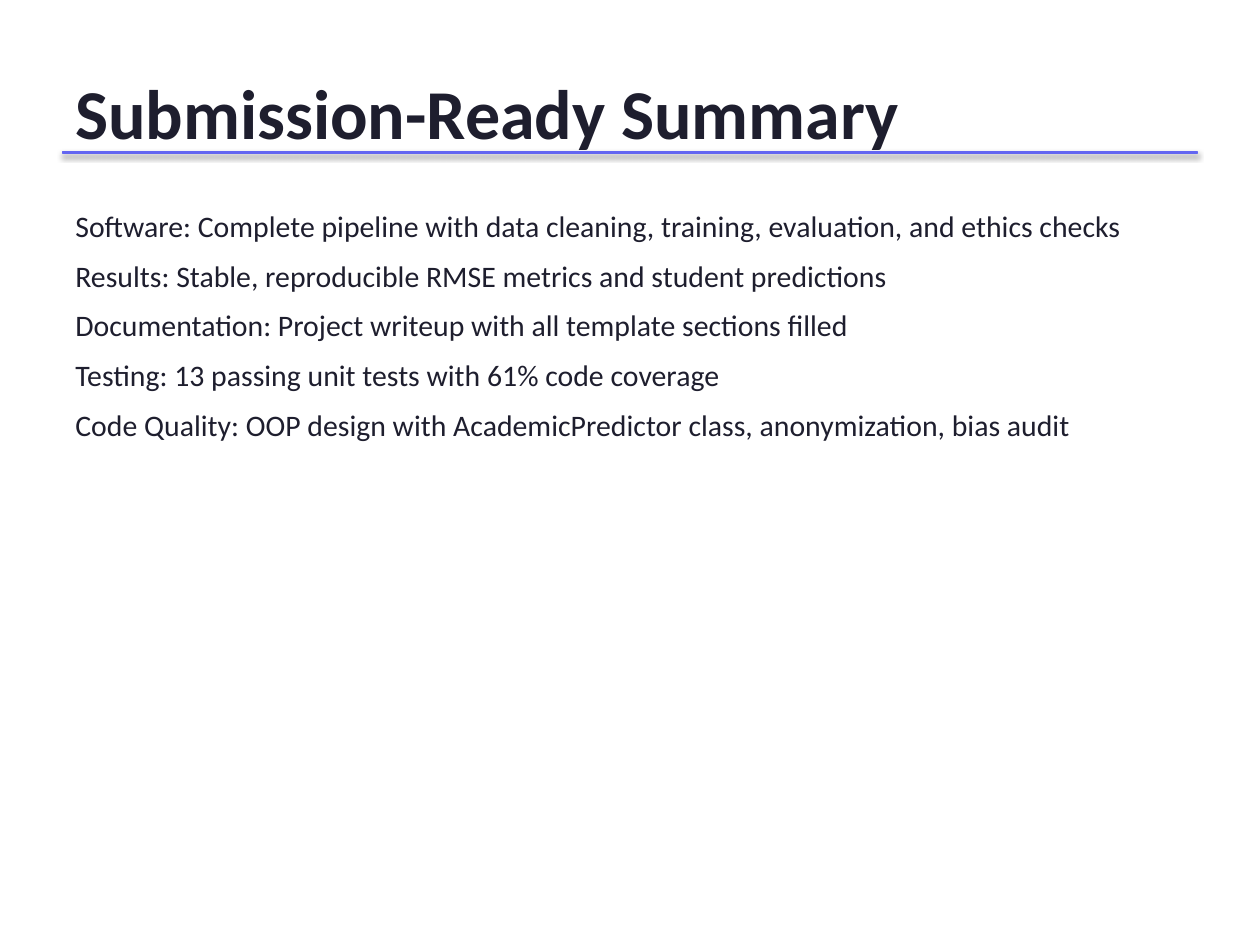
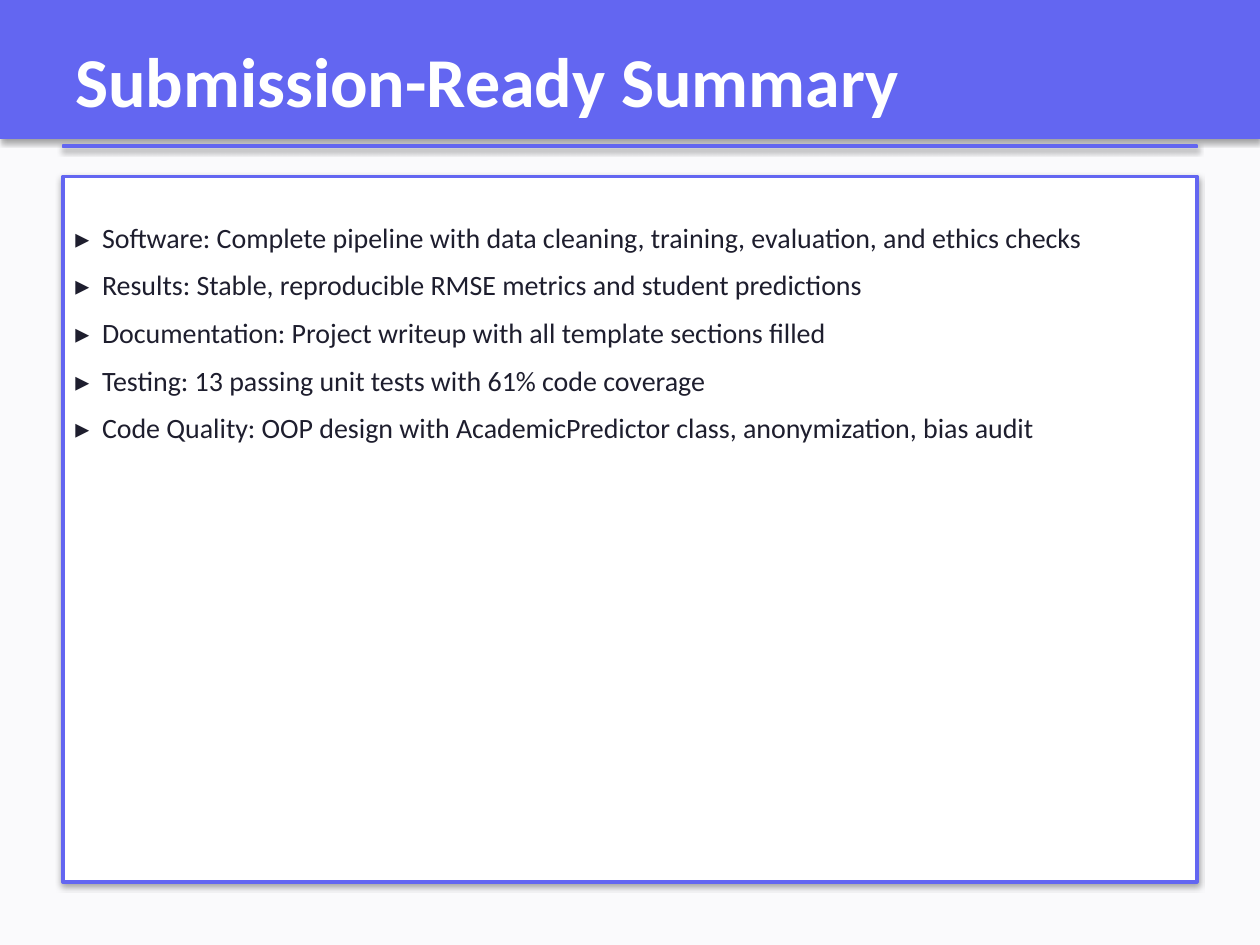
Before and after one commit to CatSolo05/Automation_assesment_task3, a slide deck: slide 7 of Academic Predictor Presentation.pptx. Drawn at 1260x945 pixels with LibreOffice and Linux fonts; fonts in the diff are those of the drawing. Boxes give left, top, right and bottom in pixels: in the first picture for what was removed or moved away, otherwise in the second. Text is boxed around its words. In the diff, an @@ line names an element or a change of style, - is before the commit and + after.

Commit message:
Add enhanced formatting: colored backgrounds, shapes, content windows, and styling

```diff
--- a/Academic Predictor Presentation.pptx
+++ b/Academic Predictor Presentation.pptx
@@ rectangle: place and size @@
-rectangle at (63, 151, 1197, 154)
+rectangle at (0, 0, 1260, 139)
@@ rectangle added at (0, 0, 1260, 945), fill #FAFAFC, outline #FAFAFC 0.75 pt @@
@@ text "Submission-Ready Summary": place and size @@
-text "Submission-Ready Summary" at (75, 90, 898, 156)
+text "Submission-Ready Summary" at (75, 58, 898, 118)
@@ text "Submission-Ready Summary" at (75, 58, 898, 118): text colour #1E1E2E to #FFFFFF @@
@@ rectangle added at (63, 145, 1197, 147), fill #6366F1, outline #6366F1 0.75 pt @@
@@ rectangle added at (63, 176, 1197, 882), fill #FFFFFF, outline #6366F1 2 pt @@
@@ text at (102, 228, 1081, 443): text changed; size 17 to 16 pt @@
-Software: Complete pipeline with data cleaning, training, evaluation, and ethics checks
-Results: Stable, reproducible RMSE metrics and student predictions
-Documentation: Project writeup with all template sections filled
-Testing: 13 passing unit tests with 61% code coverage
-Code Quality: OOP design with AcademicPredictor class, anonymization, bias audit
+▸ Software: Complete pipeline with data cleaning, training, evaluation, and ethics checks
+▸ Results: Stable, reproducible RMSE metrics and student predictions
+▸ Documentation: Project writeup with all template sections filled
+▸ Testing: 13 passing unit tests with 61% code coverage
+▸ Code Quality: OOP design with AcademicPredictor class, anonymization, bias audit
```
Also in this commit, not shown: 6 other slides changed.
